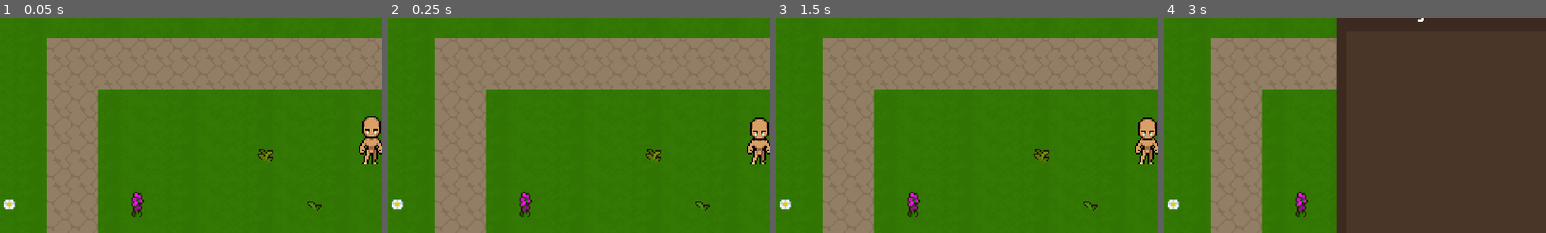
Above: before the commit, frames 1-4 (left to right).
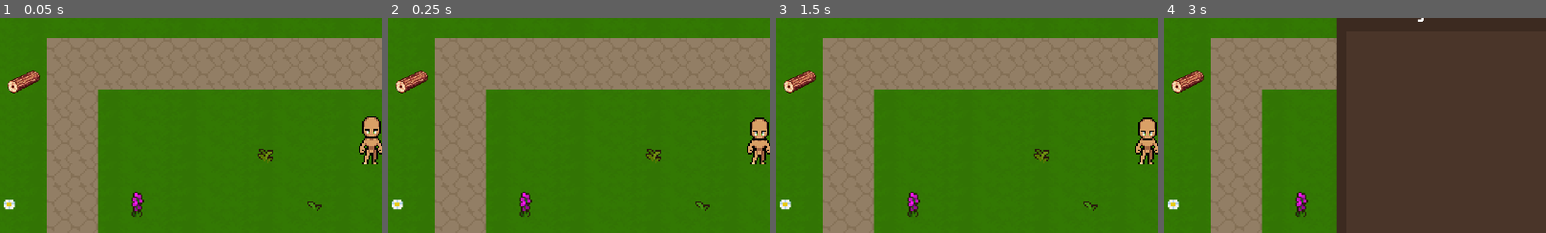
Above: after the commit, the same moments.

Repository: hoaxnt/envelhope-beta
Game: Godot game, scene res://Scenes/chapters/chapter_1.tscn
The game is run twice, just before and just after one commit, with the same random seed, the same clock (stepped at 60 frames per second) and the same inputs. This scene is started directly instead of the project's main scene.
Inputs (mouse positions are % of the whole screen's width and height, from its top left):
- Up to frame 1 (0.05 s): no input
- Up to frame 2 (0.25 s): no input
- Up to frame 3 (1.5 s): click (43, 93) at 0.5 s; click (50, 93) at 1.25 s
- Up to frame 4 (3 s): click (57, 93) at 2 s; click (92, 44) at 2.75 s
The pictures show only the part of the screen within x 1-51%, y 22-72%; the shares and areas given below are measured in that part.

The runs differ from the first frame. In frame 1, 0.5% of the frame differs, in the area x 2-11%, y 24-36%; in frame 2, 0.5%; in frame 3, 0.5%; in frame 4, 0.5%.

Commit message:
feat: added inventory

Diff:
--- a/Scenes/chapters/chapter_1.tscn
+++ b/Scenes/chapters/chapter_1.tscn
@@ -10,6 +10,7 @@
 [ext_resource type="Texture2D" uid="uid://dnhad78k1oqjp" path="res://assets/utils/portal.png" id="6_k2l3u"]
 [ext_resource type="PackedScene" uid="uid://nv8phd5kfc7" path="res://scenes/utils/tutorial.tscn" id="10_0ad4i"]
 [ext_resource type="PackedScene" uid="uid://dkughpfrdxuap" path="res://objects/axe.tscn" id="10_l01ag"]
+[ext_resource type="PackedScene" uid="uid://b0gbe4vyonscx" path="res://objects/log.tscn" id="11_l01ag"]
 
 [sub_resource type="CircleShape2D" id="CircleShape2D_k2l3u"]
 radius = 6.8259025
@@ -365,5 +366,11 @@
 position = Vector2(754, 161)
 scale = Vector2(0.975, 0.975)
 
+[node name="Log" parent="." instance=ExtResource("11_l01ag")]
+position = Vector2(852, 58)
+
+[node name="Log2" parent="." instance=ExtResource("11_l01ag")]
+position = Vector2(770, 51)
+
 [connection signal="body_entered" from="Portal" to="Portal" method="_on_body_entered"]
 [connection signal="timeout" from="Timer" to="." method="_on_timer_timeout"]
--- a/Scenes/characters/player.tscn
+++ b/Scenes/characters/player.tscn
@@ -280,7 +280,7 @@
 animation = &"idle_down"
 
 [node name="HandSocket" type="Node2D" parent="AnimatedSprite2D"]
-position = Vector2(18, 5)
+position = Vector2(0, 7)
 
 [node name="HeadText" type="Label" parent="."]
 visible = false
--- a/Scenes/utils/inventory.tscn
+++ b/Scenes/utils/inventory.tscn
@@ -101,6 +101,7 @@
 theme_override_constants/line_separation = 50
 theme_override_font_sizes/font_size = 40
 theme_override_styles/panel = SubResource("StyleBoxFlat_7pnlf")
+allow_reselect = true
 max_columns = 5
 icon_mode = 0
 fixed_icon_size = Vector2i(150, 150)
--- a/Scripts/characters/player.gd
+++ b/Scripts/characters/player.gd
@@ -11,6 +11,7 @@
 @onready var dialogue_box = Hud.get_node("DialogueBox")
 @onready var obj = Hud.get_node("Control5/MarginContainer/ObjectiveLabel/ObjectiveTextAnimation")
 @onready var objective_label_anim = Hud.get_node("Control5/MarginContainer/ObjectiveLabel/ObjectiveTextAnimation")
+@onready var inventory = Hud.get_node("Control4")
 
 var current_tool_instance: Node2D = null
 var last_direction = "down"
@@ -19,6 +20,7 @@
 
 const TOOL_SCENES = {
 		"Axe": "res://objects/axe_equipped.tscn",
+		"Log": "res://objects/log_equipped.tscn",
 }
 
 func _ready() -> void:
@@ -73,22 +75,26 @@
 	if input_direction.length() > 0:
 			if abs(input_direction.x) > abs(input_direction.y):
 					if input_direction.x < 0:
+						inventory.hide()
 						dialogue_box.close_dialogue()
 						anim.play("walk_side")
 						anim.flip_h = true
 						last_direction = "left"
 					else:
 						dialogue_box.close_dialogue()
+						inventory.hide()
 						anim.play("walk_side")
 						anim.flip_h = false
 						last_direction = "right"
 			else:
 					if input_direction.y < 0:
+						inventory.hide()
 						dialogue_box.close_dialogue()
 						anim.play("walk_up")
 						last_direction = "up"
 					else:
 						dialogue_box.close_dialogue()
+						inventory.hide()
 						anim.play("walk_down")
 						last_direction = "down"
 	else:
--- a/Scripts/utils/inventory.gd
+++ b/Scripts/utils/inventory.gd
@@ -2,6 +2,8 @@
 
 @onready var item_list: ItemList = Hud.get_node("Control4/Panel/VBoxContainer/Panel/ItemList")
 @onready var hotbar_container: HBoxContainer = Hud.get_node("HBoxContainer")
+@onready var PLAYER_DATA = SaveLoad.load_game(SaveLoad.PLAYER_DATA_PATH)
+
 
 const ITEM_ICONS = {
 		"Axe": preload("res://assets/island/tools/axe.png"),
@@ -32,8 +34,8 @@
 func _on_item_list_selected(index: int):
 	var item_name = item_list.get_item_metadata(index)
 	InventoryManager.select_item(item_name)
-	print("UI: Item selected from list: " + item_name)
+	PLAYER_DATA["equipped_tool"] = item_name
+	SaveLoad.save_game(PLAYER_DATA, SaveLoad.PLAYER_DATA_PATH)
 
 func _on_unequip_button_pressed() -> void:
-	InventoryManager.select_item("Axe")
-	pass # Replace with function body.
+	InventoryManager.select_item(PLAYER_DATA["equipped_tool"])
--- a/objects/axe.tscn
+++ b/objects/axe.tscn
@@ -5,7 +5,7 @@
 [ext_resource type="FontFile" uid="uid://brajnm0fevmq0" path="res://assets/fonts/BoldPixels.ttf" id="2_ibpkf"]
 
 [sub_resource type="CircleShape2D" id="CircleShape2D_33j5x"]
-radius = 49.010204
+radius = 34.058773
 
 [node name="Axe" type="Area2D"]
 script = ExtResource("1_70obf")
--- a/objects/axe_equipped.tscn
+++ b/objects/axe_equipped.tscn
@@ -3,6 +3,7 @@
 [ext_resource type="Texture2D" uid="uid://duoo350i1i153" path="res://assets/island/tools/axe.png" id="1_7nh11"]
 
 [node name="AxeEquipped" type="Node2D"]
+scale = Vector2(0.5, 0.5)
 
 [node name="Sprite2D" type="Sprite2D" parent="."]
 scale = Vector2(1.5, 1.5)
--- /dev/null
+++ b/objects/log.tscn
@@ -0,0 +1,38 @@
+[gd_scene load_steps=5 format=3 uid="uid://b0gbe4vyonscx"]
+
+[ext_resource type="Script" uid="uid://d6lxwjnwv00r" path="res://scripts/objects/pickup.gd" id="1_du0hq"]
+[ext_resource type="Texture2D" uid="uid://bwwu4vo3olrgu" path="res://assets/island/objects/log.png" id="1_m1qec"]
+[ext_resource type="FontFile" uid="uid://brajnm0fevmq0" path="res://assets/fonts/BoldPixels.ttf" id="2_vfroh"]
+
+[sub_resource type="CircleShape2D" id="CircleShape2D_m1qec"]
+radius = 19.0
+
+[node name="Log" type="Area2D"]
+script = ExtResource("1_du0hq")
+item_name = "Log"
+icon = ExtResource("1_m1qec")
+
+[node name="CollisionShape2D" type="CollisionShape2D" parent="."]
+shape = SubResource("CircleShape2D_m1qec")
+
+[node name="Sprite2D" type="Sprite2D" parent="."]
+scale = Vector2(0.05, 0.05)
+texture = ExtResource("1_m1qec")
+
+[node name="Label" type="Label" parent="."]
+anchors_preset = 8
+anchor_left = 0.5
+anchor_top = 0.5
+anchor_right = 0.5
+anchor_bottom = 0.5
+offset_left = -26.0
+offset_top = -24.0
+offset_right = 26.0
+offset_bottom = -1.0
+grow_horizontal = 2
+grow_vertical = 2
+theme_override_fonts/font = ExtResource("2_vfroh")
+text = "Log [E]"
+
+[connection signal="body_entered" from="." to="." method="_on_body_entered"]
+[connection signal="body_exited" from="." to="." method="_on_body_exited"]
--- /dev/null
+++ b/objects/log_equipped.tscn
@@ -0,0 +1,9 @@
+[gd_scene load_steps=2 format=3 uid="uid://ls5bfssh8qjd"]
+
+[ext_resource type="Texture2D" uid="uid://bwwu4vo3olrgu" path="res://assets/island/objects/log.png" id="1_byjo8"]
+
+[node name="LogEquipped" type="Node2D"]
+
+[node name="Sprite2D" type="Sprite2D" parent="."]
+scale = Vector2(0.05, 0.05)
+texture = ExtResource("1_byjo8")
Not shown: 1 places in Scenes/chapters/chapter_1.tscn that only renumber resources
